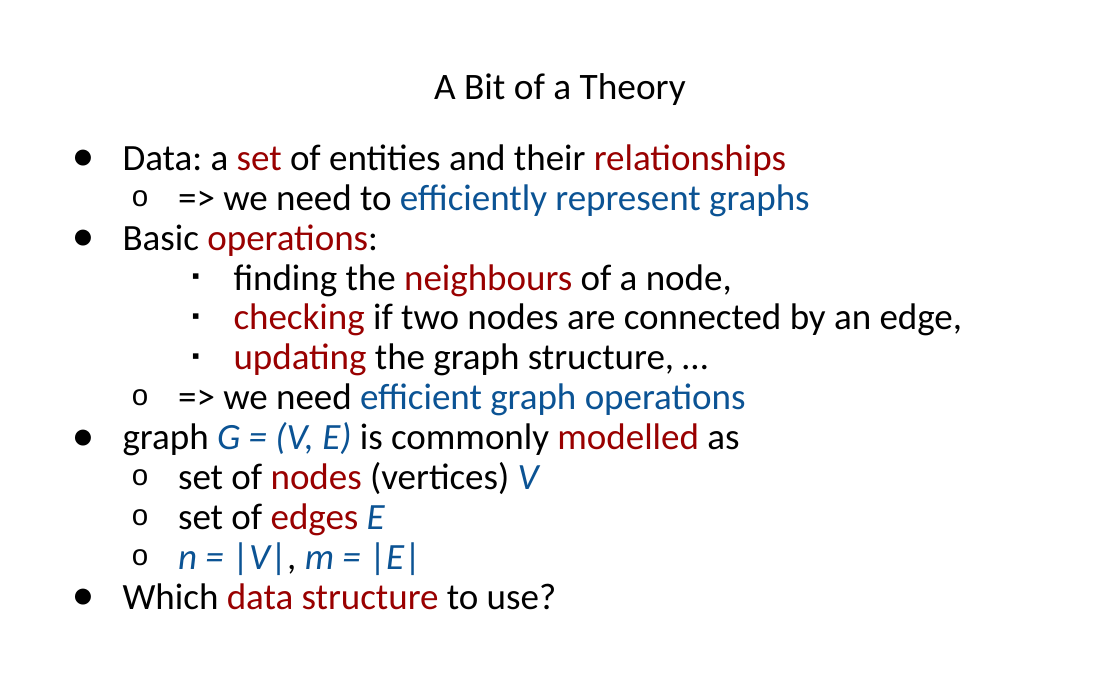
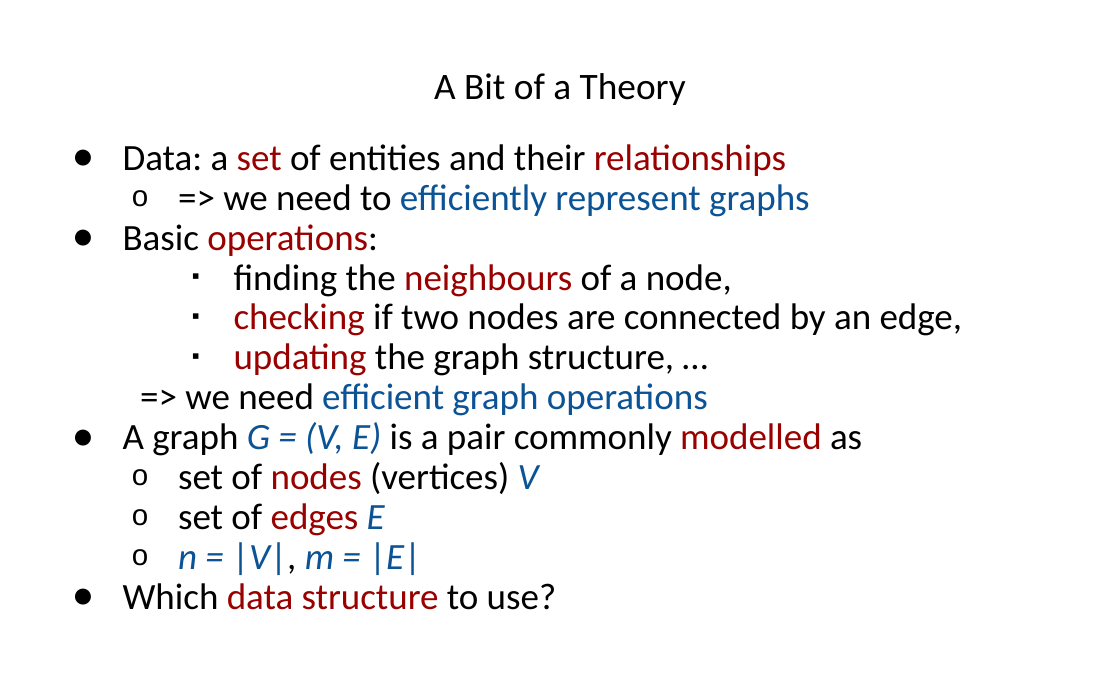
Before and after one commit to hogeschool/INFDEV026B, a slide deck: slide 12 of 2018-2019/build/Lecture 5.pptx. Drawn at 1120x700 pixels with LibreOffice and Linux fonts; fonts in the diff are those of the drawing. Boxes give left, top, right and bottom in pixels: in the first picture for what was removed or moved away, otherwise in the second. Text is boxed around its words. In the diff, an @@ line names an element or a change of style, - is before the commit and + after.

```diff
--- a/2018-2019/build/Lecture 5.pptx
+++ b/2018-2019/build/Lecture 5.pptx
@@ text at box(185, 383, 708, 416): bullet o to none @@
@@ text at box(123, 422, 862, 456): text changed @@
-● graph G = (V, E) is commonly modelled as
+● A graph G = (V, E) is a pair commonly modelled as
```
Also in this commit, not shown: 24 other slides changed, 3 slides added, 1 slide removed.
